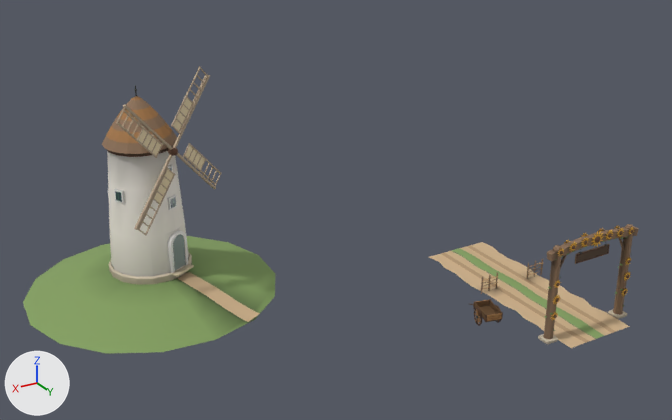
One commit to the glTF model lab/plaza3/assets/models/pav/pav_farm_arch.glb: the scene before it, then after it.
Rendered twice from a camera (50 mm lens) standing at (37.3, 33.6, 28.1) and looking at (10.6, -10.8, 5.9). Every picture has the same lights, and +X, +Y and +Z are marked at lower left. The older version comes first. Where no turn or scale is listed for an object, it has been applied to the vertices. Vertices at exactly the same position are counted once.

In view in the first picture: 'live_sails', 'static_farm_arch', 'static_windmill'.
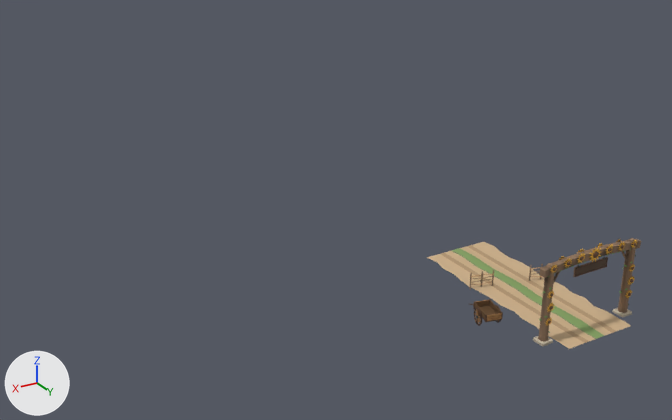
The change, as a list of edits to the scene's bpy script:
```text
Change me_static_farm_arch:
    remove me_static_farm_arch.from_pydata(...)  # 2751 vertices, 4110 faces; spans x -3.39..5.36, y -12.3..1.4, z -0.05..6.3
    add me_static_farm_arch.from_pydata(...)  # 2743 vertices, 4106 faces; spans x -3.78..5.36, y -12.3..1.4, z -0.05..5.35
    me_static_farm_arch part 1: the loose piece of 20 vertices spanning x 2.38..3.22, y -0.42..0.42, z 0.0..0.18 is moved by (0.4, 0.0, 0.0)
    me_static_farm_arch part 2: the loose piece of 8 vertices spanning x 2.0..2.65, y -0.06..0.06, z 4.32..5.46 is multiplied about its middle by the matrix ((0.881, 0.026, -0.107), (-0.028, 0.887, -0.014), (0.107, 0.017, 0.881)), then moved by (0.37, 0.0, -0.85)
    me_static_farm_arch part 3: the loose piece of 20 vertices spanning x -3.22..-2.38, y -0.42..0.42, z 0.0..0.18 is moved by (-0.4, 0.0, 0.0)
    me_static_farm_arch part 4: the loose piece of 8 vertices spanning x -2.65..-2.0, y -0.06..0.06, z 4.32..5.46 is multiplied about its middle by the matrix ((0.881, 0.026, 0.107), (-0.028, 0.887, 0.014), (-0.107, -0.017, 0.881)), then moved by (-0.37, 0.0, -0.85)
    me_static_farm_arch part 5: the loose piece of 48 vertices spanning x 2.49..3.01, y 0.2..0.25, z 5.41..5.93 is moved by (0.4, 0.0, -0.92)
    me_static_farm_arch part 6: the loose piece of 48 vertices spanning x 1.55..2.15, y 0.2..0.25, z 5.48..6.08 is moved by (0.25, 0.0, -0.94)
    me_static_farm_arch part 7: the loose piece of 48 vertices spanning x 0.63..1.27, y 0.2..0.25, z 5.53..6.16 is moved by (0.15, 0.0, -0.95)
    me_static_farm_arch part 8: the loose piece of 48 vertices spanning x -0.5..0.5, y 0.2..0.25, z 5.3..6.3 is moved by (0.0, 0.0, -0.95)
    me_static_farm_arch part 9: the loose piece of 31 vertices spanning x -0.21..0.21, y 0.25..0.35, z 5.6..6.0 is moved by (0.0, 0.0, -0.95)
    me_static_farm_arch part 10: the loose piece of 48 vertices spanning x -1.27..-0.63, y 0.2..0.25, z 5.53..6.16 is moved by (-0.15, 0.0, -0.95)
    me_static_farm_arch part 11: the loose piece of 48 vertices spanning x -2.15..-1.55, y 0.2..0.25, z 5.48..6.08 is moved by (-0.25, 0.0, -0.94)
    me_static_farm_arch part 12: the loose piece of 48 vertices spanning x -3.01..-2.49, y 0.2..0.25, z 5.41..5.93 is moved by (-0.4, 0.0, -0.92)
    me_static_farm_arch part 13: the loose piece of 48 vertices spanning x 2.53..3.07, y 0.28..0.32, z 1.43..1.97 is moved by (0.4, 0.0, -0.25)
    me_static_farm_arch part 14: the loose piece of 48 vertices spanning x 2.46..3.06, y 0.28..0.32, z 2.45..3.05 is moved by (0.4, 0.0, -0.4)
    me_static_farm_arch part 15: the loose piece of 49 vertices spanning x 2.52..3.08, y -0.28..0.28, z 0.0..6.0 is rebuilt with 49 vertices and now spans x 2.92..3.48, y -0.28..0.28, z 0.0..5.0
    me_static_farm_arch part 16: the loose piece of 49 vertices spanning x -3.08..-2.52, y -0.28..0.28, z 0.0..6.0 is rebuilt with 49 vertices and now spans x -3.48..-2.92, y -0.28..0.28, z 0.0..5.0
    me_static_farm_arch part 17: 81 loose pieces with 916 vertices, spanning x -3.18..3.22, y -6.48..0.43, z -0.05..5.58, are deleted
    me_static_farm_arch part 18: 182 vertices removed from x -3.39..3.39, y -12.3..1.4, z 0.02..5.97; 1090 vertices added at x -3.78..3.78, y -12.3..1.4, z -0.05..5.02
    other edits to the shape of me_static_farm_arch do not show in these pictures
Remove ob_live_sails:
    ob_live_sails = bpy.data.objects.new('live_sails', me_live_sails)
Remove ob_static_windmill:
    ob_static_windmill = bpy.data.objects.new('static_windmill', me_static_windmill)
```

Boxes [x1, y1, x2, y2] around the edits, measured in the pictures (672 x 420 px; the box of a moved part takes in the faces that stretch with it):
'static_windmill', deleted
    before: [23, 85, 275, 354]
    faces in mat_p3_matte: [23, 96, 275, 354]
    faces in mat_p3_gloss: [115, 85, 186, 271]
'static_farm_arch', reshaped (10% shorter)
    before: [429, 224, 639, 348]
    after: [427, 238, 641, 349]
'live_sails', deleted (brown)
    before: [116, 66, 222, 236]
part 1 of me_static_farm_arch, moved or reshaped
    before: [538, 334, 558, 345]
    after: [533, 336, 553, 346]
part 2 of me_static_farm_arch, moved or reshaped (mostly hidden)
    before: [560, 255, 567, 269]
    after: [553, 272, 560, 284]
part 3 of me_static_farm_arch, moved or reshaped
    before: [608, 310, 627, 319]
    after: [612, 308, 632, 318]
part 4 of me_static_farm_arch, moved or reshaped
    before: [619, 238, 624, 251]
    after: [621, 251, 627, 261]
part 5 of me_static_farm_arch, moved or reshaped
    before: [557, 248, 564, 257]
    after: [550, 265, 558, 273]
part 6 of me_static_farm_arch, moved or reshaped
    before: [569, 242, 577, 252]
    after: [564, 258, 572, 268]
part 7 of me_static_farm_arch, moved or reshaped
    before: [581, 237, 589, 247]
    after: [577, 253, 585, 263]
part 8 of me_static_farm_arch, moved or reshaped
    before: [591, 231, 604, 247]
    after: [589, 246, 602, 262]
part 9 of me_static_farm_arch, moved or reshaped
    before: [595, 236, 600, 243]
    after: [593, 251, 599, 258]
part 10 of me_static_farm_arch, moved or reshaped
    before: [605, 230, 613, 240]
    after: [606, 244, 613, 255]
part 11 of me_static_farm_arch, moved or reshaped
    before: [617, 228, 624, 237]
    after: [618, 242, 625, 251]
part 12 of me_static_farm_arch, moved or reshaped
    before: [628, 227, 634, 235]
    after: [631, 240, 637, 248]
part 13 of me_static_farm_arch, moved or reshaped
    before: [551, 312, 558, 320]
    after: [545, 317, 552, 326]
part 14 of me_static_farm_arch, moved or reshaped
    before: [553, 295, 560, 304]
    after: [547, 303, 555, 312]
part 15 of me_static_farm_arch, rebuilt (15% narrower, 17% shorter)
    before: [543, 245, 562, 339]
    after: [538, 263, 554, 341]
part 16 of me_static_farm_arch, rebuilt (10% narrower, 17% shorter)
    before: [613, 224, 633, 315]
    after: [618, 238, 636, 313]
part 17 of me_static_farm_arch, deleted
    before: [481, 237, 632, 331]
part 18 of me_static_farm_arch, reshaped
    before: [429, 226, 639, 348]
    after: [427, 239, 641, 349]
